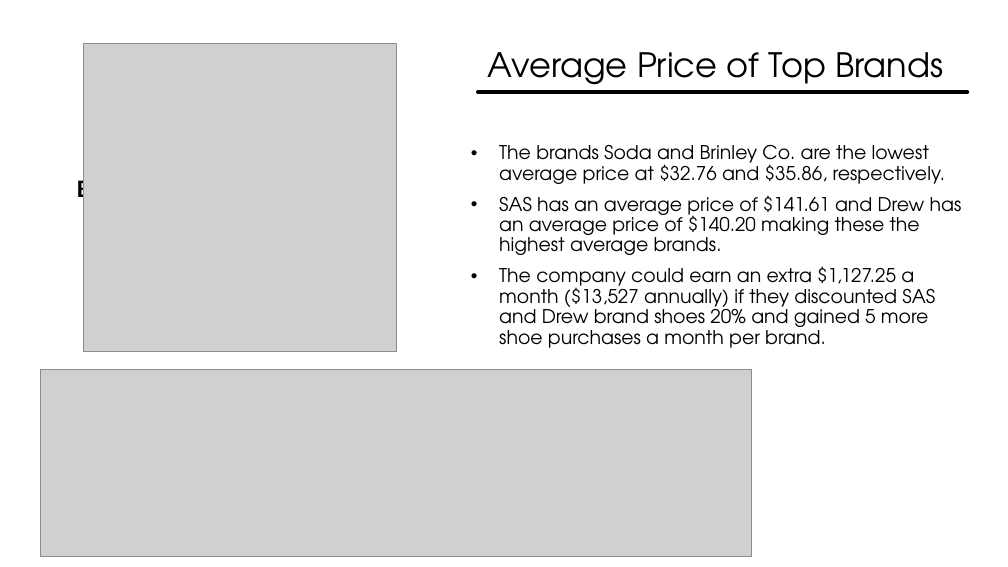
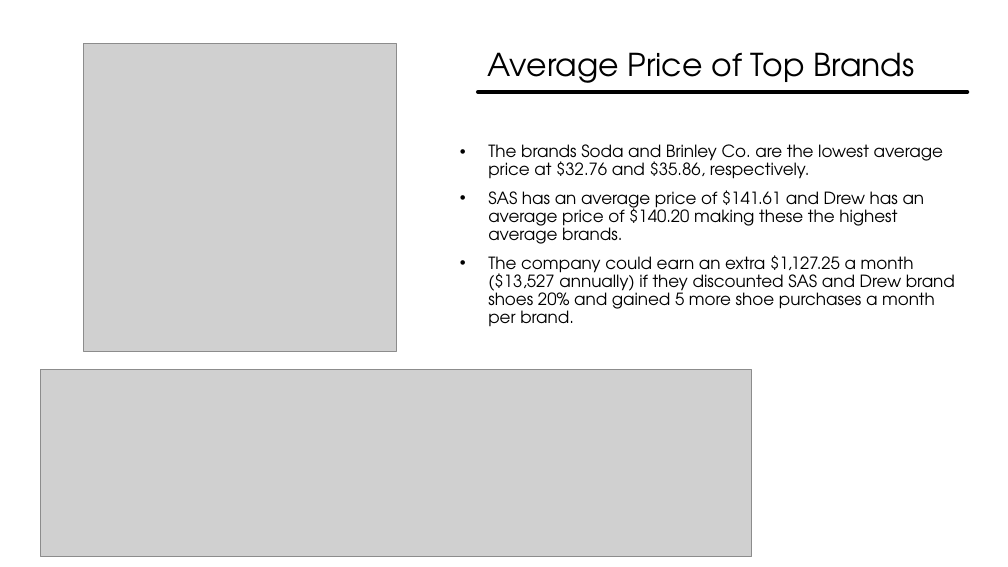
Before and after one commit to rjharris2020/Project_1, a slide deck: slide 8 of ShoesGalore_Presentation_FinalCopy.pptx (slide 6 before the commit). Drawn at 1008x567 pixels with LibreOffice and Linux fonts; fonts in the diff are those of the drawing; grey boxes stand for pictures. Boxes give left, top, right and bottom in pixels: in the first picture for what was removed or moved away, otherwise in the second. Text is boxed around its words. In the diff, an @@ line names an element or a change of style, - is before the commit and + after.

```diff
--- a/ShoesGalore_Presentation_FinalCopy.pptx
+++ b/ShoesGalore_Presentation_FinalCopy.pptx
@@ title "Average Price of Top Brands" at [488,52,914,92]: size 32 to 30 pt @@
@@ text removed at [488,52,717,94] @@
-Bar chart of average price
@@ text "The brands Soda and Brinley ...": place and size @@
-text "The brands Soda and Brinley ..." at [499,144,962,348]
+text "The brands Soda and Brinley ..." at [488,144,955,326]
@@ text "The brands Soda and Brinley ..." at [488,144,955,326]: size 18 to 16 pt @@
```
Also in this commit, not shown: 6 other slides changed, 2 slides added.
